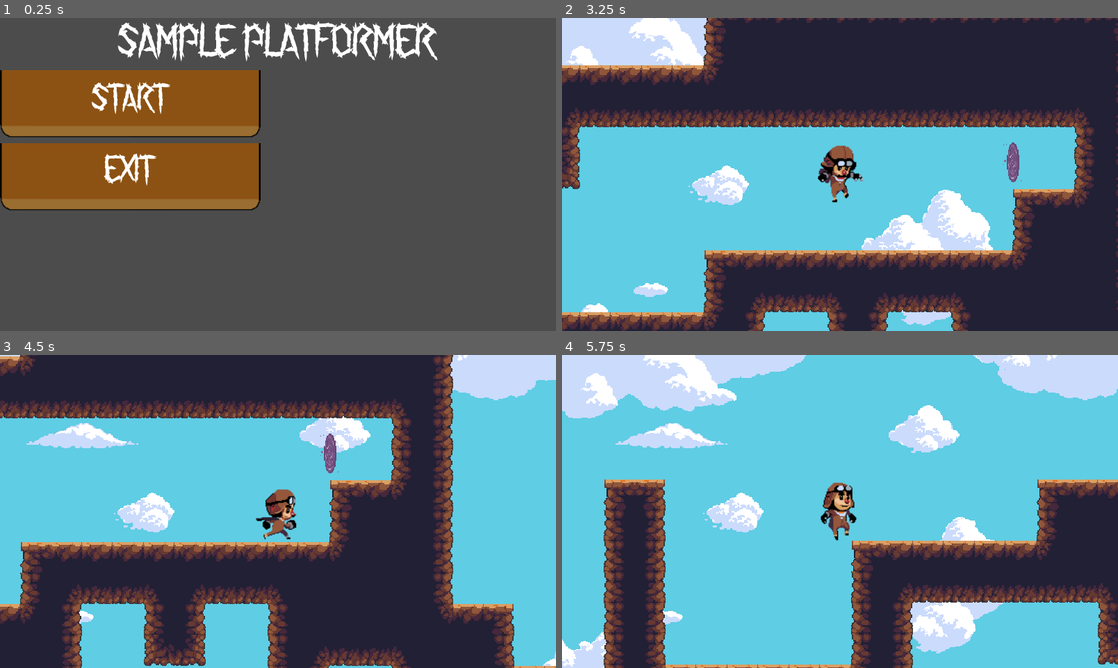
Above: before the commit, frames 1-4 (two rows, left to right).
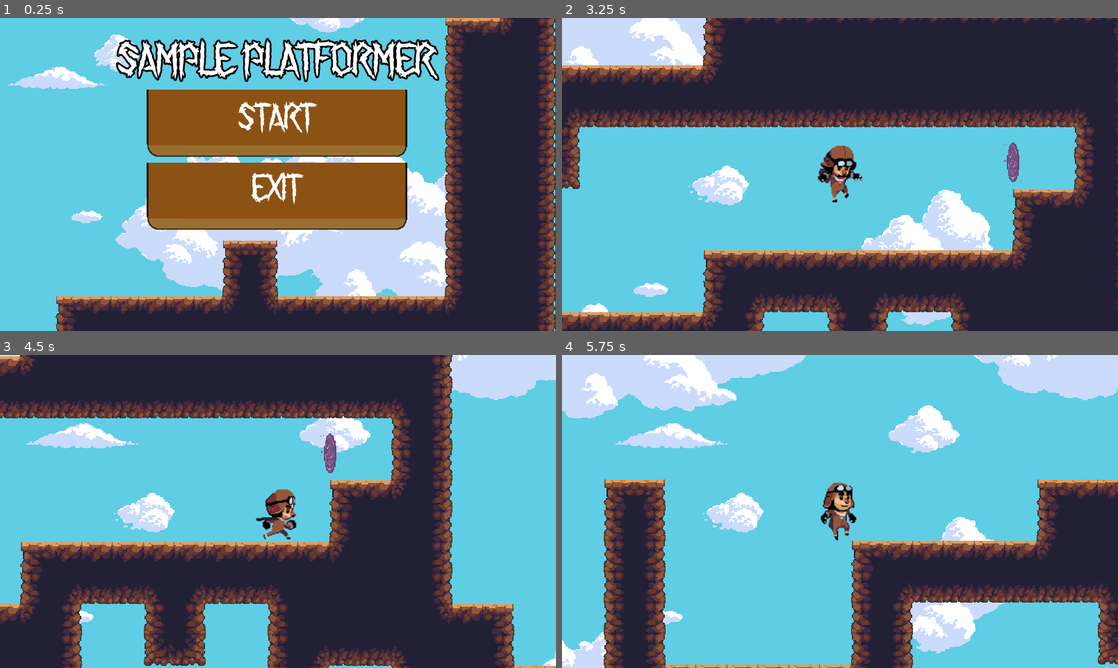
Above: after the commit, the same moments.

Repository: JamesDesrosiers/Sample-Platformer
Game: Godot game, scene res://Scenes/Title Screen.tscn
Same seed, same stepped clock (60 frames per second), same inputs: the game is played once before the commit and once after it.
Inputs:
- Up to frame 1 (0.25 s): no input
- Up to frame 2 (3.25 s): click "Start" at 0.5 s; click "Start" at 1.25 s; hold Right (ui_right) from 2.03 s (still down); tap Up (ui_up) at 2.27, 3.02 s
- Up to frame 3 (4.5 s): release Right (ui_right) at 3.53 s; hold Left (ui_left) 3.53-4.28 s; hold Right (ui_right) from 4.28 s (still down)
- Up to frame 4 (5.75 s): keep holding Right (ui_right); tap Up (ui_up) at 4.52, 5.27 s

The runs differ from the first frame. In frame 1, 95% of the frame differs, in the area x 0-100%, y 0-100%; in frame 2, 1.1%; in frame 3, 0.7%; in frame 4, nothing differs.

Commit message:
Some sprucing up of the Title Screen

Diff:
--- a/Scenes/Player.tscn
+++ b/Scenes/Player.tscn
@@ -14,6 +14,16 @@
 
 [sub_resource type="SpriteFrames" id=1]
 animations = [ {
+"frames": [ ExtResource( 3 ) ],
+"loop": true,
+"name": "Fall",
+"speed": 5.0
+}, {
+"frames": [ ExtResource( 4 ) ],
+"loop": true,
+"name": "Idle",
+"speed": 5.0
+}, {
 "frames": [ ExtResource( 2 ) ],
 "loop": true,
 "name": "Jump",
@@ -23,16 +33,6 @@
 "loop": true,
 "name": "Run",
 "speed": 10.0
-}, {
-"frames": [ ExtResource( 3 ) ],
-"loop": true,
-"name": "Fall",
-"speed": 5.0
-}, {
-"frames": [ ExtResource( 4 ) ],
-"loop": true,
-"name": "Idle",
-"speed": 5.0
 } ]
 
 [sub_resource type="CapsuleShape2D" id=2]
--- a/Scenes/Title Screen.tscn
+++ b/Scenes/Title Screen.tscn
@@ -1,11 +1,15 @@
-[gd_scene load_steps=6 format=2]
+[gd_scene load_steps=8 format=2]
 
 [ext_resource path="res://Fonts/Spider Talent.otf" type="DynamicFontData" id=1]
 [ext_resource path="res://Sprites/Menu/ButtonBlank.png" type="Texture" id=2]
 [ext_resource path="res://Scenes/Title Screen.gd" type="Script" id=3]
+[ext_resource path="res://Sprites/Sky.png" type="Texture" id=4]
+[ext_resource path="res://Scenes/DirtAutoTile.tres" type="TileSet" id=5]
 
 [sub_resource type="DynamicFont" id=1]
 size = 55
+outline_size = 2
+outline_color = Color( 0, 0, 0, 1 )
 font_data = ExtResource( 1 )
 
 [sub_resource type="DynamicFont" id=2]
@@ -21,11 +25,21 @@
 }
 first_world = "res://Scenes/World.tscn"
 
+[node name="Sprite" type="Sprite" parent="."]
+position = Vector2( 319.209, 79.8023 )
+texture = ExtResource( 4 )
+
+[node name="TileMap" type="TileMap" parent="."]
+tile_set = ExtResource( 5 )
+format = 1
+tile_data = PoolIntArray( -65527, 0, 5, 8, 0, 1, 9, 0, 11, 65544, 0, 131073, 65545, 0, 131074, 131080, 0, 131073, 131081, 0, 131074, 196616, 0, 131073, 196617, 0, 131074, 262148, 0, 5, 262152, 0, 131073, 262153, 0, 131074, 327681, 0, 1, 327682, 0, 65536, 327683, 0, 65536, 327684, 0, 131082, 327685, 0, 65536, 327686, 0, 65536, 327687, 0, 65536, 327688, 0, 65540, 327689, 0, 131074, 393216, 0, 196608, 393217, 0, 65544, 393218, 0, 131072, 393219, 0, 131072, 393220, 0, 131072, 393221, 0, 131072, 393222, 0, 131072, 393223, 0, 131072, 393224, 0, 131072, 393225, 0, 65538 )
+
 [node name="Tween" type="Tween" parent="."]
 
 [node name="Menu" type="VBoxContainer" parent="."]
 anchor_right = 1.0
 anchor_bottom = 1.0
+margin_top = 22.0
 margin_right = -1.0
 margin_bottom = -3.0
 __meta__ = {
@@ -41,17 +55,25 @@
 text = "Sample Platformer"
 align = 1
 
-[node name="VBoxContainer" type="VBoxContainer" parent="Menu"]
+[node name="CenterContainer" type="CenterContainer" parent="Menu"]
 margin_top = 63.0
 margin_right = 639.0
 margin_bottom = 227.0
 
-[node name="Start Button" type="TextureButton" parent="Menu/VBoxContainer"]
-margin_right = 639.0
+[node name="VBoxContainer" type="VBoxContainer" parent="Menu/CenterContainer"]
+margin_left = 169.0
+margin_right = 469.0
+margin_bottom = 164.0
+__meta__ = {
+"_edit_group_": true
+}
+
+[node name="Start Button" type="TextureButton" parent="Menu/CenterContainer/VBoxContainer"]
+margin_right = 300.0
 margin_bottom = 80.0
 texture_normal = ExtResource( 2 )
 
-[node name="Label" type="Label" parent="Menu/VBoxContainer/Start Button"]
+[node name="Label" type="Label" parent="Menu/CenterContainer/VBoxContainer/Start Button"]
 margin_right = 299.0
 margin_bottom = 66.0
 custom_fonts/font = SubResource( 2 )
@@ -62,13 +84,13 @@
 "_edit_use_anchors_": false
 }
 
-[node name="Exit Button" type="TextureButton" parent="Menu/VBoxContainer"]
+[node name="Exit Button" type="TextureButton" parent="Menu/CenterContainer/VBoxContainer"]
 margin_top = 84.0
-margin_right = 639.0
+margin_right = 300.0
 margin_bottom = 164.0
 texture_normal = ExtResource( 2 )
 
-[node name="Label" type="Label" parent="Menu/VBoxContainer/Exit Button"]
+[node name="Label" type="Label" parent="Menu/CenterContainer/VBoxContainer/Exit Button"]
 margin_right = 299.0
 margin_bottom = 61.0
 custom_fonts/font = SubResource( 2 )
@@ -89,5 +111,5 @@
 __meta__ = {
 "_edit_use_anchors_": false
 }
-[connection signal="pressed" from="Menu/VBoxContainer/Start Button" to="." method="_on_Start_Button_pressed"]
-[connection signal="pressed" from="Menu/VBoxContainer/Exit Button" to="." method="_on_Exit_Button_pressed"]
+[connection signal="pressed" from="Menu/CenterContainer/VBoxContainer/Start Button" to="." method="_on_Start_Button_pressed"]
+[connection signal="pressed" from="Menu/CenterContainer/VBoxContainer/Exit Button" to="." method="_on_Exit_Button_pressed"]
--- a/Scenes/World.tscn
+++ b/Scenes/World.tscn
@@ -7,7 +7,7 @@
 [node name="World" type="Node"]
 
 [node name="Player" parent="." instance=ExtResource( 1 )]
-position = Vector2( 109.895, 170.555 )
+position = Vector2( 110, 170.555 )
 
 [node name="World Complete" parent="." instance=ExtResource( 2 )]
 position = Vector2( 576.5, 96 )
